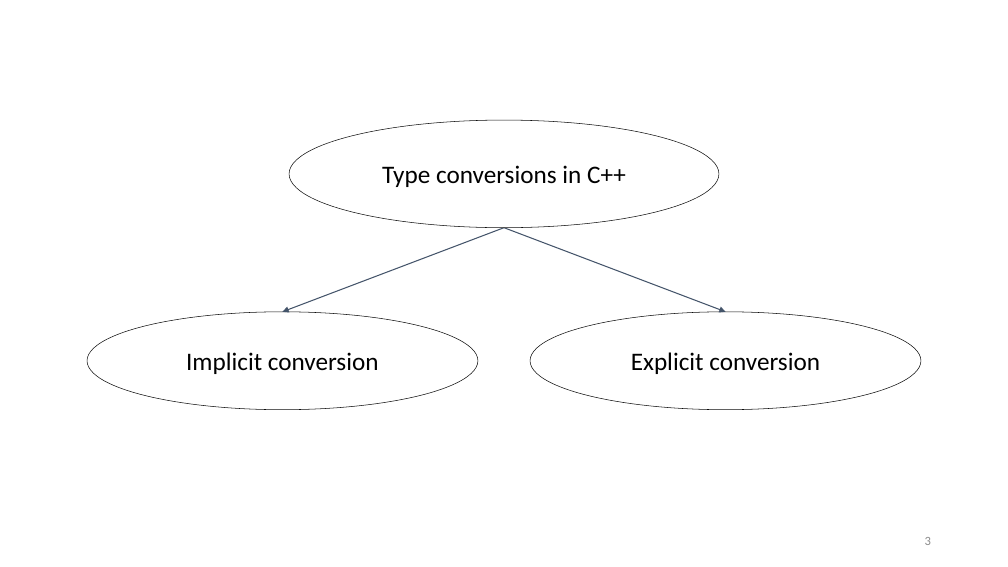
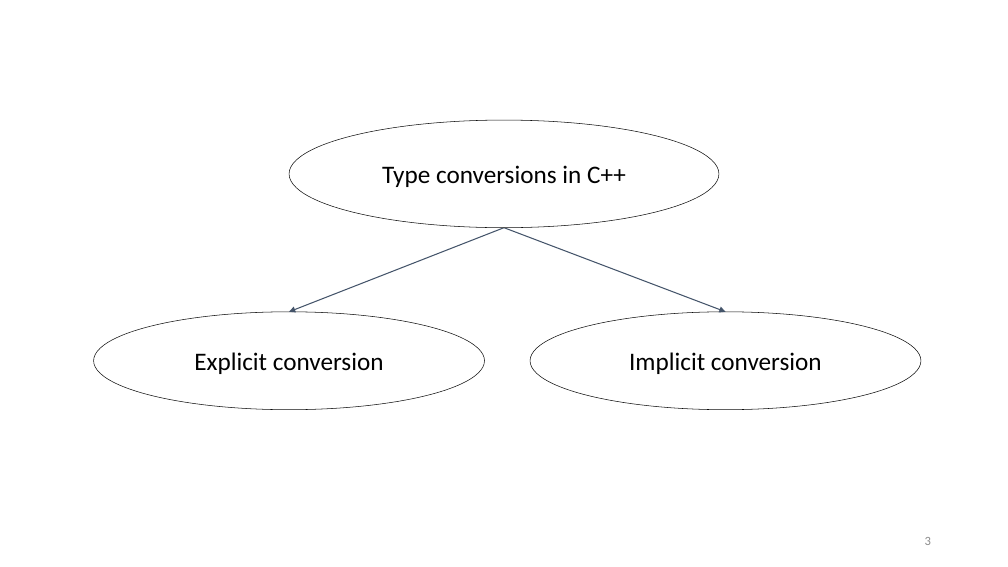
Before and after one commit to rarutyun/cpp-courses, a slide deck: slide 3 of 05_casts/05_Type_Conversion.pptx. Drawn at 1008x567 pixels with LibreOffice and Linux fonts; fonts in the diff are those of the drawing. Boxes give left, top, right and bottom in pixels: in the first picture for what was removed or moved away, otherwise in the second. Text is boxed around its words. In the diff, an @@ line names an element or a change of style, - is before the commit and + after.

```diff
--- a/05_casts/05_Type_Conversion.pptx
+++ b/05_casts/05_Type_Conversion.pptx
@@ arrow moved from (504, 228) - (283, 312) to (504, 228) - (289, 312) @@
@@ ellipse "Explicit conversion" moved from (x1=87, y1=312, x2=478, y2=409) to (x1=94, y1=312, x2=485, y2=409) @@
@@ text in ellipse at (x1=194, y1=352, x2=384, y2=374): text changed @@
-Implicit conversion
+Explicit conversion
@@ text in ellipse at (x1=629, y1=352, x2=822, y2=374): text changed @@
-Explicit conversion
+Implicit conversion
```
Also in this commit, not shown: 1 other slide changed, 26 other files.
